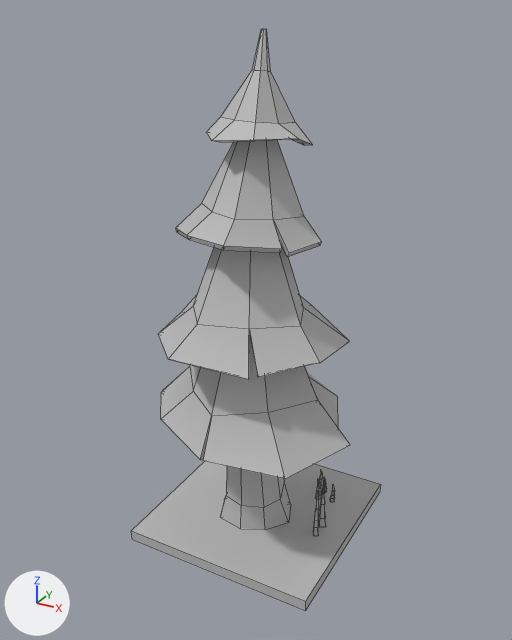
A saved change to the FBX model MixAndGameJam2/Assets/Colla/FBX/ASSET_ENV_arbre.fbx.
Rendered twice from a 50 mm lens placed at (2.95, -5.52, 5.06), pointed at (-0.01, -0.14, 2.37). Every picture has the same lights, and +X, +Y and +Z are marked at lower left. Mesh edges are drawn as thin lines. Where no turn or scale is listed for an object, it has been applied to the vertices.

Script lines for the objects in view, before the commit:
```python
me_mesh = bpy.data.meshes.new('Mesh')
me_mesh.from_pydata(...)  # 499 vertices, 489 faces; spans x -1.03..1.1, y -1.19..0.97, z -0.11..4.79
me_mesh.materials.append(mat_lambert1)  # grey #bcbcbc
ob_sapin = bpy.data.objects.new('SAPIN', me_mesh)
ob_sapin.location = (-0.06, 0.01, 0.12)
```
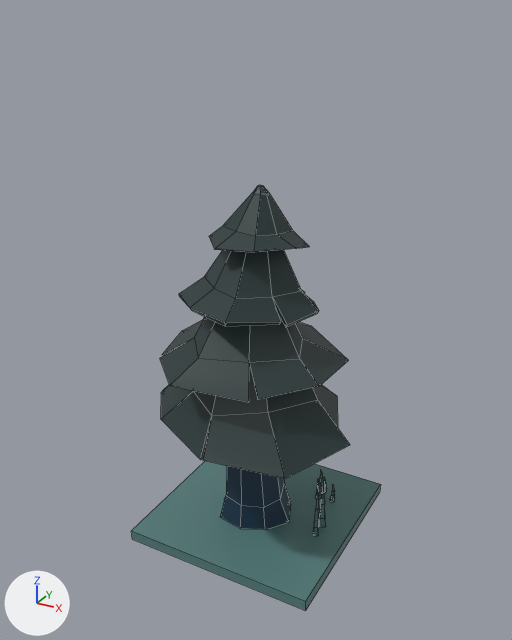
Where the newer file only moved an object's origin or applied its transform, the numbers keep the older frame.

Changed parts and their boxes (x1, y1, x2, y2) in the pictures (512 x 640 px; the box of a moved part takes in the faces that stretch with it):
'SAPIN', reshaped (27% shorter): before (131, 29, 381, 611); after (131, 185, 381, 611)
part 1 of me_mesh, added: after (160, 316, 349, 402)
part 2 of me_mesh, moved or reshaped: before (176, 140, 322, 257); after (179, 250, 319, 327)
part 3 of me_mesh, added: after (209, 185, 309, 252)
part 4 of me_mesh, deleted: before (206, 29, 313, 145)
part 5 of me_mesh, cut back: before (158, 247, 349, 379)
part 6 of me_mesh, recoloured: (161, 365, 350, 479) in both
part 7 of me_mesh, recoloured (grey to cyan): (131, 461, 381, 611) in both
part 8 of me_mesh, recoloured (grey to blue): (220, 466, 290, 529) in both

Patch to the scene script:
```diff
--- a/MixAndGameJam2/Assets/Colla/FBX/ASSET_ENV_arbre.fbx.py
+++ b/MixAndGameJam2/Assets/Colla/FBX/ASSET_ENV_arbre.fbx.py
@@ mat_sol @@
+mat_sol = principled_material('SOL')
+mat_sol.base_color = (0.0908, 0.209, 0.202)  # cyan #557e7c
@@ mat_vegetation @@
+mat_vegetation = principled_material('VEGETATION')
+mat_vegetation.base_color = (0.016, 0.0343, 0.0343)  # dark cyan #223434
@@ mat_bois @@
+mat_bois = principled_material('BOIS')
+mat_bois.base_color = (0.0116, 0.0356, 0.0704)  # dark blue #1c354b
@@ me_mesh @@
 # used by ob_sapin; location = (-0.06, 0.01, 0.12)
-me_mesh.from_pydata(...)  # 499 vertices, 489 faces; spans x -1.03..1.1, y -1.19..0.97, z -0.11..4.79
+me_mesh.from_pydata(...)  # 499 vertices, 489 faces; spans x -1.03..1.1, y -1.19..0.97, z -0.11..3.52
+# me_mesh part 1: the loose piece of 56 vertices spanning x -0.89..0.88, y -1.19..0.66, z 2.04..3.4 is copied, and the copy is scaled about its middle by (1, 1, 0.676), then moved by (0.0, 0.0, -0.41), in mat_vegetation (dark cyan #223434); it spans x -0.89..0.88, y -1.19..0.66, z 1.85..2.77
+# me_mesh part 2: the loose piece of 54 vertices spanning x -0.65..0.68, y -0.93..0.46, z 2.91..4.05 is scaled about its middle by (1, 1, 0.8), then moved by (0.0, 0.0, -0.72), in mat_vegetation (dark cyan #223434)
+# me_mesh part 3: a new loose piece of 57 vertices spanning x -0.33..0.52, y -0.61..0.28, z 2.99..3.52, in mat_vegetation (dark cyan #223434)
+# me_mesh part 4: the loose piece of 57 vertices spanning x -0.33..0.52, y -0.61..0.28, z 3.88..4.79 is deleted
+# me_mesh part 5
+# 59 vertices are removed from x -0.89..0.88, y -1.19..0.66, z 2.04..4.06
+# 74 faces are deleted
+# 5 vertices in x -0.01..0.12, y -0.17..-0.1, z 4.06 move by (0.0, 0.0, -0.76)
+# 3 vertices are added at (0.04, -0.17, 3.3), (0.0, -0.22, 3.3), (0.1, -0.21, 3.3)
+# 12 new faces join them, mat_bois (dark blue #1c354b)
+# me_mesh part 6: 64 faces spanning x -1.03..1.1, y -1.19..0.78, z 1.09..2.71 switch from mat_lambert1 (grey #bcbcbc) to mat_vegetation (dark cyan #223434)
+# me_mesh part 7: 198 faces spanning x -0.94..1.05, y -1.02..0.97, z -0.11..0.55 switch from mat_lambert1 (grey #bcbcbc) to mat_sol (cyan #557e7c)
+# me_mesh part 8: 36 faces spanning x -0.36..0.43, y -0.44..0.28, z -0.01..3.3 switch from mat_lambert1 (grey #bcbcbc) to mat_bois (dark blue #1c354b)
```
